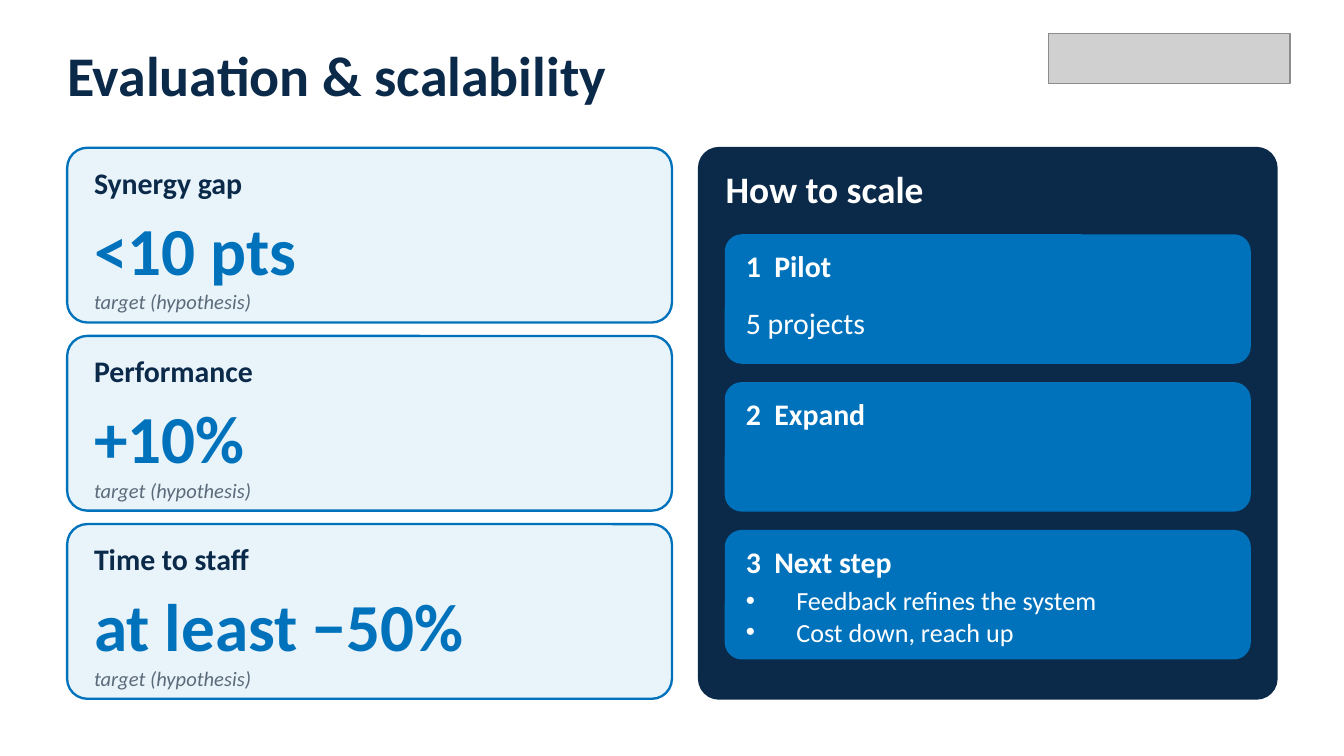
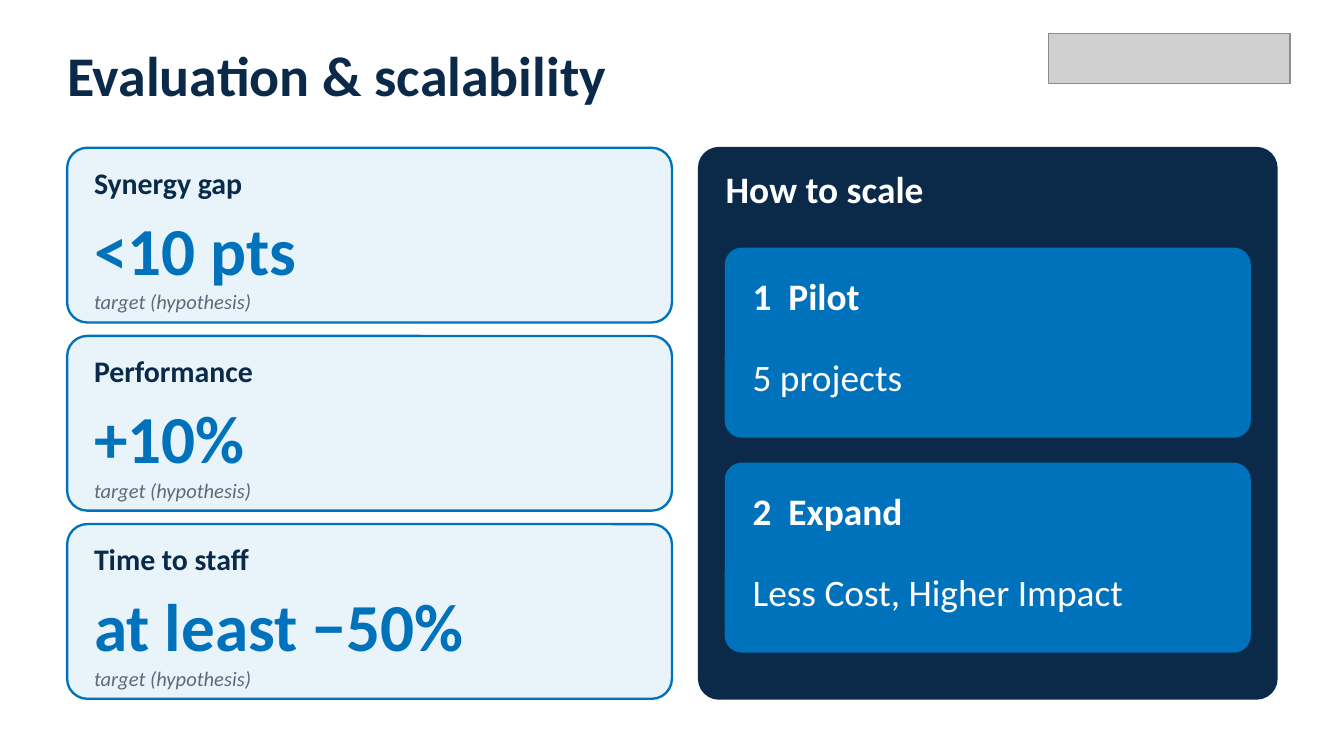
Before and after one commit to igagmol/hackaton-saturday, a slide deck: slide 5 of pitch/NTTDATA_pitch_deck.pptx. Drawn at 1344x756 pixels with LibreOffice and Linux fonts; fonts in the diff are those of the drawing; grey boxes stand for pictures. Boxes give left, top, right and bottom in pixels: in the first picture for what was removed or moved away, otherwise in the second. Text is boxed around its words. In the diff, an @@ line names an element or a change of style, - is before the commit and + after.

```diff
--- a/pitch/NTTDATA_pitch_deck.pptx
+++ b/pitch/NTTDATA_pitch_deck.pptx
@@ rounded rectangle: place and size @@
-rounded rectangle at box(726, 235, 1250, 363)
+rounded rectangle at box(726, 249, 1250, 437)
@@ rounded rectangle at box(726, 249, 1250, 437): proportions changed @@
@@ text "1 Pilot": place and size @@
-text "1 Pilot" at box(746, 256, 831, 278)
+text "1 Pilot" at box(753, 283, 859, 311)
@@ text "5 projects": place and size @@
-text "5 projects" at box(746, 313, 865, 339)
+text "5 projects" at box(753, 365, 902, 398)
@@ rounded rectangle at box(726, 464, 1250, 652): proportions changed @@
@@ rounded rectangle: place and size @@
-rounded rectangle at box(726, 383, 1250, 511)
+rounded rectangle at box(726, 464, 1250, 652)
@@ size 16 to 20 pt in 3 elements at box(753, 283, 859, 311), box(753, 365, 902, 398), box(753, 498, 902, 531) @@
@@ text "2 Expand": place and size @@
-text "2 Expand" at box(746, 404, 865, 430)
+text "2 Expand" at box(753, 498, 902, 531)
@@ text removed at box(746, 553, 891, 578) @@
-3 Next step
@@ text "Less Cost, Higher Impact": place and size @@
-text "Less Cost, Higher Impact" at box(726, 531, 1250, 659)
+text "Less Cost, Higher Impact" at box(753, 580, 1123, 613)
@@ text "Less Cost, Higher Impact" at box(753, 580, 1123, 613): fill #0072BC to none; outline #0072BC 1 pt to none @@
@@ text at box(753, 580, 1123, 613): text added @@
+Less Cost, Higher Impact
@@ text removed at box(796, 592, 1097, 647) @@
-• Feedback refines the system
-• Cost down, reach up
```
Also in this commit, not shown: 2 other slides changed, 5 other files.
